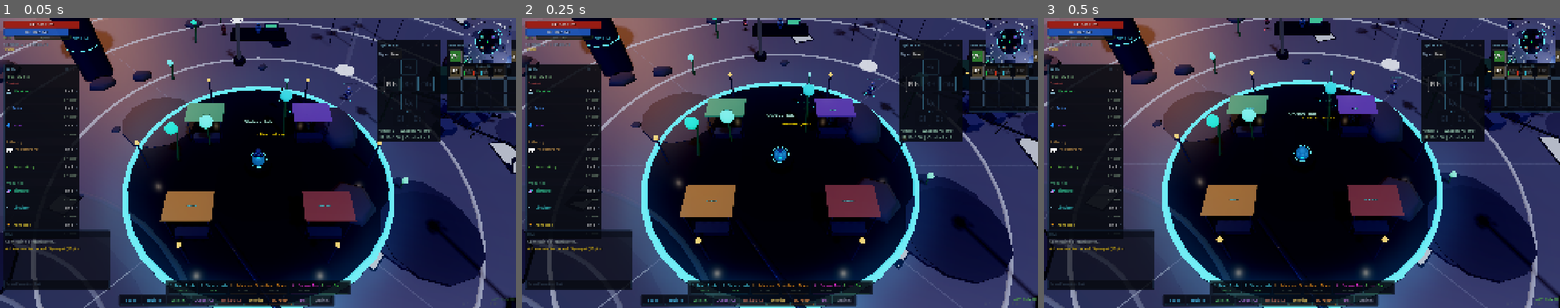
Above: before the commit, frames 1-3 (left to right).
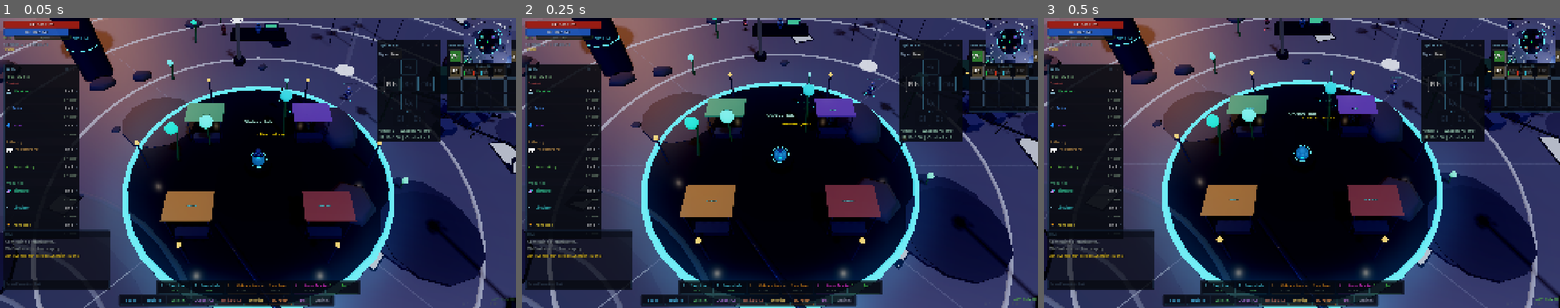
Above: after the commit, the same moments.

Repository: stobieee-bit/Asterian
Game: Godot game, scene res://scenes/main/main.tscn
Same seed, same stepped clock (60 frames per second), same inputs: the game is played once before the commit and once after it.
Inputs:
- Up to frame 1 (0.05 s): no input
- Up to frame 2 (0.25 s): no input
- Up to frame 3 (0.5 s): no input

The runs differ from the first frame. In frame 1, 0.7% of the frame differs, in the area x 1-70%, y 78-96%; in frame 2, 0.7%; in frame 3, 0.7%.

Commit message:
Fix ability bar text overlap on long ability names
- Widen ability buttons from 108px to 120px for more text room
- Widen name label from 84px to 96px and reduce font 13→11
- Enable clip_text + ellipsis truncation to prevent overflow
- Update cost badge and bar width estimate to match new size

Co-Authored-By: Claude Opus 4.6 <noreply@anthropic.com>

Diff:
--- a/scenes/ui/hud.gd
+++ b/scenes/ui/hud.gd
@@ -1226,13 +1226,13 @@
 	await get_tree().process_frame
 	var bar_width: float = _ability_bar_bg.size.x
 	if bar_width < 10:
-		bar_width = 760.0  # Estimate for 5+1 buttons at larger size
+		bar_width = 830.0  # Estimate for 6 buttons × 120px + gaps + margins
 	_ability_bar_bg.position = Vector2(vp_size.x / 2.0 - bar_width / 2.0, vp_size.y - 104)
 
 ## Create a styled ability button with keybind + name + cost badge
 func _make_ability_btn(keybind: String, label_text: String, accent: Color, cost: int, cost_text_override: String = "") -> Button:
 	var btn: Button = Button.new()
-	btn.custom_minimum_size = Vector2(108, 44)
+	btn.custom_minimum_size = Vector2(120, 44)
 	btn.mouse_filter = Control.MOUSE_FILTER_STOP
 	btn.focus_mode = Control.FOCUS_NONE
 
@@ -1281,14 +1281,16 @@
 	key_lbl.mouse_filter = Control.MOUSE_FILTER_IGNORE
 	inner.add_child(key_lbl)
 
-	# Ability name — centered
+	# Ability name — centered, clipped to prevent overlap
 	var name_lbl: Label = Label.new()
 	name_lbl.text = label_text
 	name_lbl.position = Vector2(20, 2)
-	name_lbl.size = Vector2(84, 20)
+	name_lbl.size = Vector2(96, 20)
+	name_lbl.clip_text = true
+	name_lbl.text_overrun_behavior = TextServer.OVERRUN_TRIM_ELLIPSIS
 	name_lbl.horizontal_alignment = HORIZONTAL_ALIGNMENT_CENTER
 	name_lbl.vertical_alignment = VERTICAL_ALIGNMENT_CENTER
-	name_lbl.add_theme_font_size_override("font_size", 13)
+	name_lbl.add_theme_font_size_override("font_size", 11)
 	name_lbl.add_theme_color_override("font_color", accent)
 	name_lbl.add_theme_color_override("font_shadow_color", Color(0, 0, 0, 0.4))
 	name_lbl.add_theme_constant_override("shadow_offset_x", 1)
@@ -1302,7 +1304,7 @@
 		var cost_lbl: Label = Label.new()
 		cost_lbl.text = badge_text
 		cost_lbl.position = Vector2(0, 24)
-		cost_lbl.size = Vector2(108, 16)
+		cost_lbl.size = Vector2(120, 16)
 		cost_lbl.horizontal_alignment = HORIZONTAL_ALIGNMENT_CENTER
 		cost_lbl.add_theme_font_size_override("font_size", 10)
 		var badge_color: Color = Color(0.3, 0.75, 0.4, 0.7) if badge_text.begins_with("+") else Color(0.45, 0.55, 0.45, 0.6)
